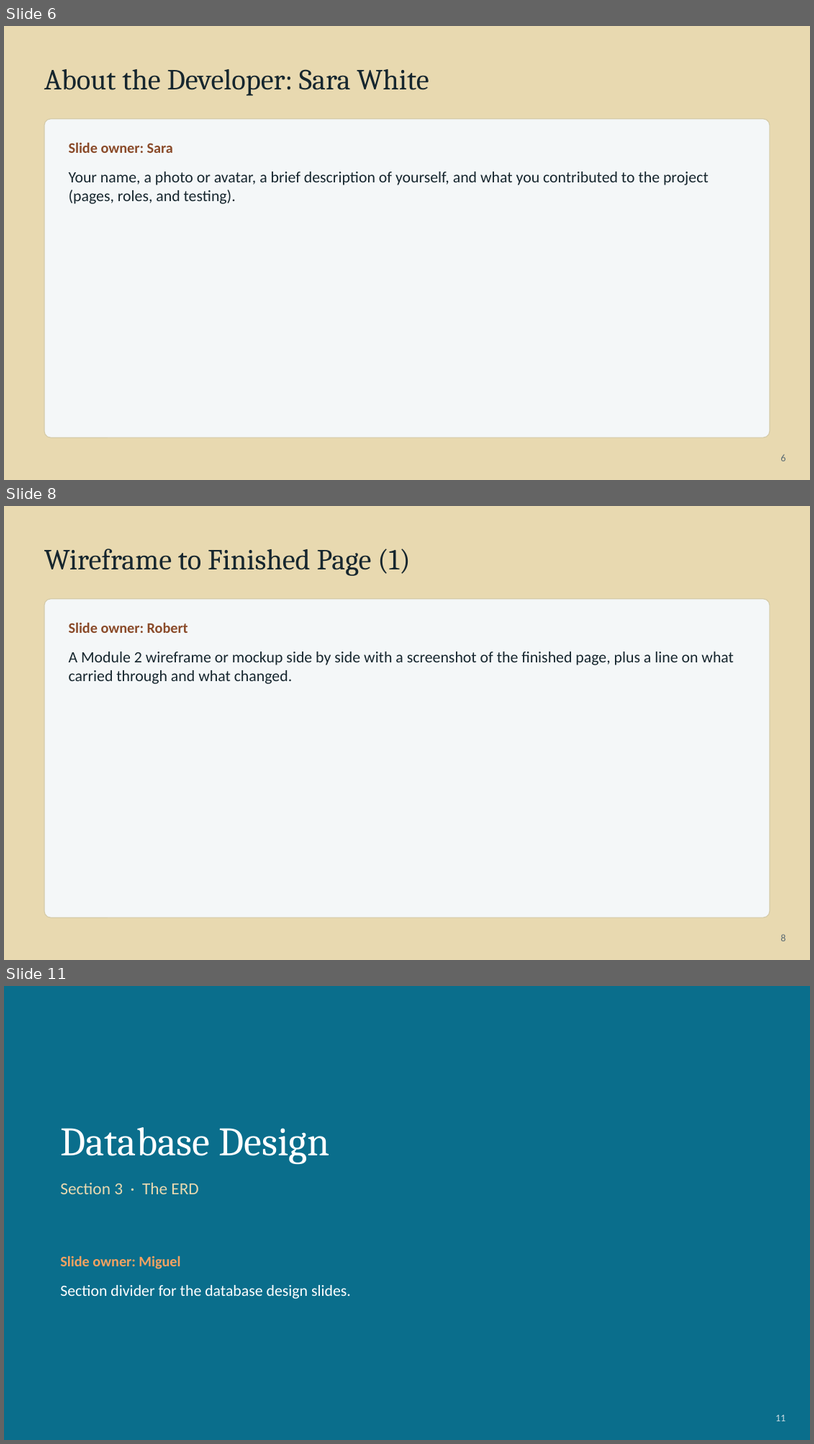
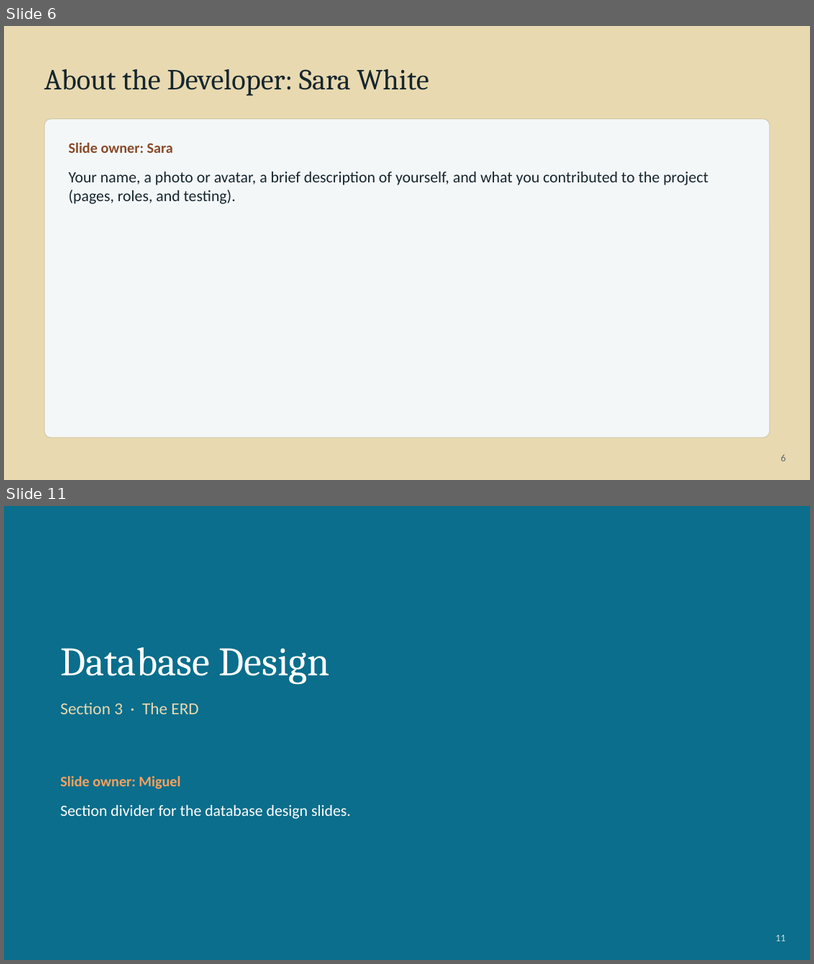
Before and after one commit to BobbyJoeCool/csd460-blueteam, a slide deck: Class_Information/Module-10/Presentation/QA-Presentation-Breutzmann.pptx. Shown one above the other, each under a label of ours: slides 6, 8 and 11 before the commit, slides 6 and 11 after it; the slides between them are not shown. The pictures are 814x1444 and 814x964 pixels, drawn with LibreOffice and Linux fonts; fonts in the diff are those of the drawing. Boxes give left, top, right and bottom in pixels: in the first picture for what was removed or moved away, otherwise in the second. Text is boxed around its words. In the diff, an @@ line names an element or a change of style, - is before the commit and + after.

Commit message:
Various Fixes | Robert’s part of the presentation

```diff
--- a/Class_Information/Module-10/Presentation/QA-Presentation-Breutzmann.pptx
+++ b/Class_Information/Module-10/Presentation/QA-Presentation-Breutzmann.pptx
@@ slide 8 removed at <box>4,506,810,960</box>, background #E8D9B0 @@
@@ text removed at <box>44,548,411,576</box> @@
-Wireframe to Finished Page (1)
@@ rounded rectangle removed at <box>44,599,770,917</box> @@
@@ text removed at <box>69,622,734,684</box> @@
-Slide owner: Robert
-A Module 2 wireframe or mockup side by side with a screenshot of the finished page, plus a line on what carried through and what changed.
@@ text removed at <box>781,934,786,941</box> @@
-8
```
Also in this commit, not shown: 2 slides changed, 4 slides added, 3 other slides removed, 26 other files.
